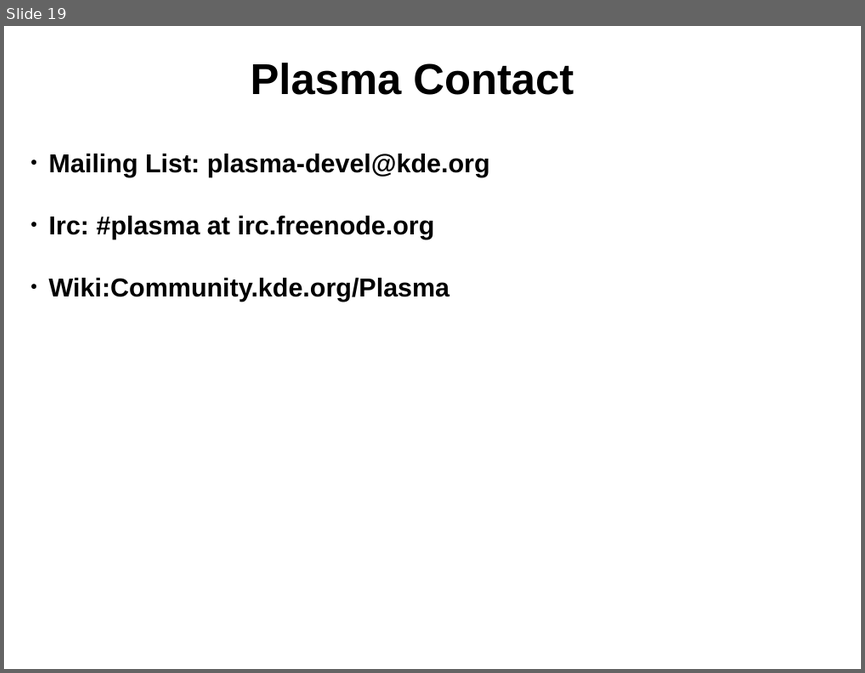
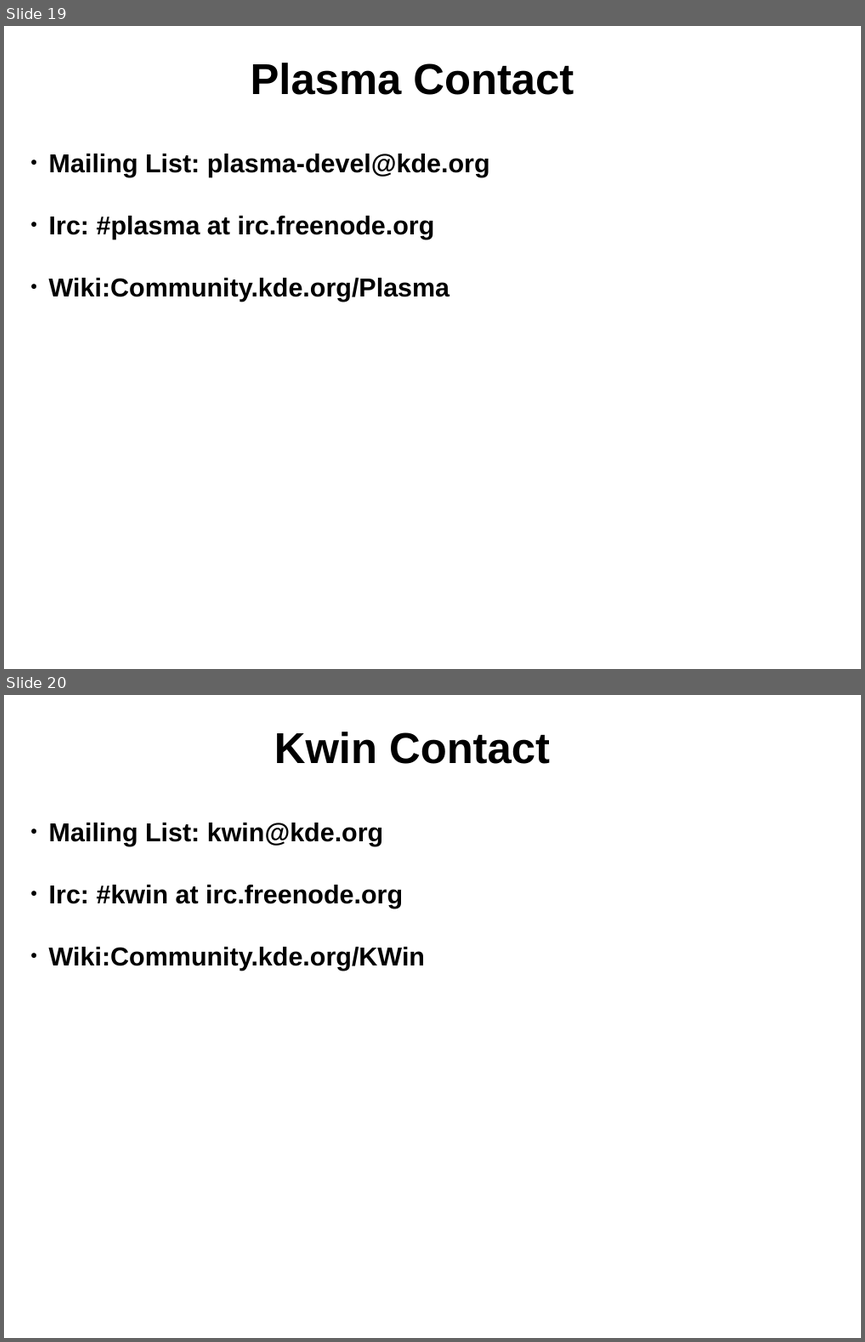
Before and after one commit to gtsiap/presenations, a slide deck: openSUSE gr Summer Camp 2012/plasmate.odp. Shown one above the other, each under a label of ours: slide 19 before the commit, slides 19 and 20 after it. The pictures are 865x673 and 865x1342 pixels, drawn with LibreOffice and Linux fonts; fonts in the diff are those of the drawing; background and template pictures are left out. Boxes give left, top, right and bottom in pixels: in the first picture for what was removed or moved away, otherwise in the second. Text is boxed around its words. In the diff, an @@ line names an element or a change of style, - is before the commit and + after.

```diff
--- a/openSUSE gr Summer Camp 2012/plasmate.odp
+++ b/openSUSE gr Summer Camp 2012/plasmate.odp
@@ slide 20 added at bbox=[4, 695, 861, 1338], background picture (left out) @@
@@ text added at bbox=[274, 732, 550, 764], 40 pt, text #000000, bold @@
+Kwin Contact
@@ text added at bbox=[49, 823, 425, 970], 24 pt, text #000000, bold @@
+● Mailing List: kwin@kde.org
+● Irc: #kwin at irc.freenode.org
+● Wiki:Community.kde.org/KWin
```
Also in this commit, not shown: 3 slides changed.
